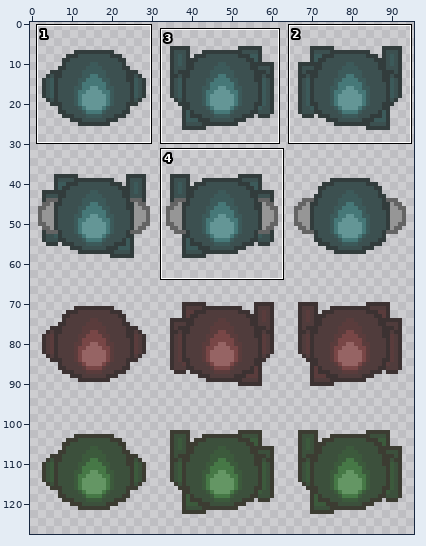
A sprite sheet gets an edit: Bombgame/PNG_files/Clothing.png. The first picture is a wide view before the edit; the outline marks the close-up.
Close-up. As it was:
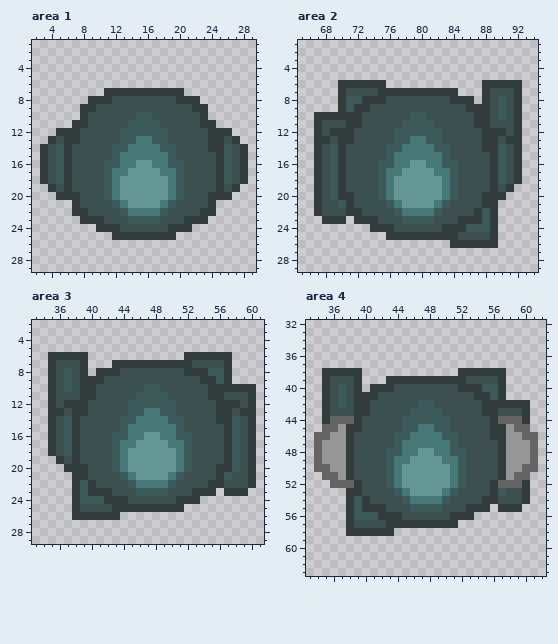
The file is 96x128 pixels. Shown: area 1: x 2..29, y 1..29; area 2: x 65..94, y 1..29; area 3: x 33..61, y 2..29; area 4: x 33..62, y 32..63. The commit also changed other parts of the picture, which this record leaves out.
Now the later version:
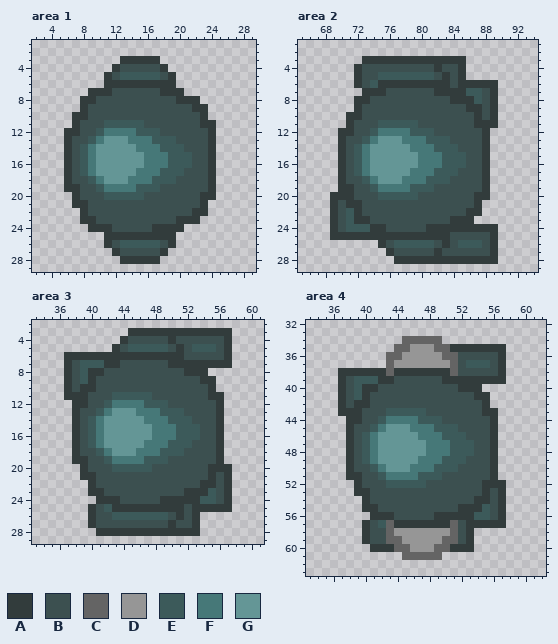
Palette (. is transparent): A #323c3c  B #3c5050  C #646464  D #969696  E #3c5a5a  F #467878  G #649696
Difference:
Area 1:
y 3: x 13..17 ..... -> AAAAA
y 4: x 12..18 ....... -> ABBBBBA
y 5: x 11..19 ......... -> ABEEEEEBA
y 6: x 11..19 ......... -> AAAAAAAAA
y 7: x 9..10 .. -> AA; x 12..17 AAAAAA -> BBBBBB
y 8: x 8 . -> A; x 10..11 AA -> BB
y 9: x 9 A -> B
y 10: x 7 . -> A; x 15..16 EE -> BB
y 11: x 8 A -> B; x 11..13 BBB -> EEE; x 16..17 EE -> BB
y 12: x 5 A -> .; x 10..14 BBBEE -> EFFFF; x 18 E -> B; x 25..26 AA -> ..
y 13: x 4..5 AB -> ..; x 7 A -> B; x 9..14 BBBBEE -> EFGGGF; x 19 B -> E; x 25..27 ABA -> ...
y 14: x 3..5 ABE -> ...; x 8..14 BBBBEEF -> EFGGGGG; x 20 B -> E; x 25..28 AEBA -> ....
y 15: x 3..5 ABE -> ...; x 8..15 BBBBEFFF -> EFGGGGGG; x 20..21 BB -> EE; x 24..28 BAEBA -> A....
y 16: x 3..5 ABE -> ...; x 8..14 BBBEEFF -> EFGGGGG; x 16 G -> F; x 21 B -> E; x 24..28 BAEBA -> A....
y 17: x 3..5 ABE -> ...; x 8..13 BBBEFF -> EFGGGG; x 15..19 GGGFF -> FFFEE; x 24..28 BAEBA -> A....
y 18: x 3..5 ABE -> ...; x 9..12 BBEF -> EFGG; x 14..20 GGGGGFE -> FFFEEEB; x 24..28 BAEBA -> A....
y 19: x 4..5 AB -> ..; x 7 B -> A; x 10..11 BE -> EF; x 13..20 GGGGGGFE -> FFEEEBBB; x 24..27 BABA -> A...
y 20: x 5..6 AA -> ..; x 12..20 FGGGGGGFE -> EEEEBBBBB; x 23 B -> A; x 25..26 AA -> ..
y 21: x 8 B -> A; x 12..19 EFGGGGFE -> BBBBBBBB; x 23..24 BA -> A.
y 22: x 7 A -> .; x 13..18 EFFFFE -> BBBBBB; x 22 B -> A; x 24 A -> .
y 23: x 10 A -> B; x 14..17 EEEE -> BBBB; x 20 B -> A; x 23 A -> .
y 24: x 9 . -> A; x 12 A -> B; x 17..18 BB -> AA; x 21 A -> .
y 25: x 11 . -> A
y 26: x 11..19 ......... -> ABEEEEEBA
y 27: x 12..18 ....... -> ABBBBBA
y 28: x 13..17 ..... -> AAAAA
Area 2:
y 3: x 73..85 ............. -> AAAAAAAAAAAAA
y 4: x 72..85 .............. -> ABBBBBBBBBABBA
y 5: x 72..85 .............. -> ABBEEEEEEEBABA
y 6: x 70..71 AA -> ..; x 73..74 AA -> BE; x 76..87 ............ -> AAAAAAAABAAA; x 90..92 AAA -> ...
y 7: x 70..74 ABBBB -> ...AA; x 76..81 AAAAAA -> BBBBBB; x 85..92 ...ABBBA -> AEEBA...
y 8: x 70..72 AEE -> ..A; x 74..75 AA -> BB; x 87..92 .ABEBA -> EBA...
y 9: x 70..71 AE -> ..; x 73 A -> B; x 88..92 ABEBA -> BA...
y 10: x 67..70 AAAA -> ....; x 79..80 EE -> BB; x 88..92 ABEBA -> BA...
y 11: x 67..70 ABBB -> ....; x 72 A -> B; x 75..77 BBB -> EEE; x 80..81 EE -> BB; x 89..92 BBBA -> A...
y 12: x 67..69 ABA -> ...; x 74..78 BBBEE -> EFFFF; x 82 E -> B; x 89..92 AABA -> ....
y 13: x 67..69 AAB -> ...; x 71 A -> B; x 73..78 BBBBEE -> EFGGGF; x 83 B -> E; x 89..92 ABAA -> ....
y 14: x 67..69 ABE -> ...; x 72..78 BBBBEEF -> EFGGGGG; x 84 B -> E; x 89..92 AEBA -> ....
y 15: x 67..69 ABE -> ...; x 72..79 BBBBEFFF -> EFGGGGGG; x 84..85 BB -> EE; x 88..92 BAEBA -> A....
y 16: x 67..69 ABE -> ...; x 72..78 BBBEEFF -> EFGGGGG; x 80 G -> F; x 85 B -> E; x 88..92 BAEBA -> A....
y 17: x 67..69 ABE -> ...; x 72..77 BBBEFF -> EFGGGG; x 79..83 GGGFF -> FFFEE; x 88..92 BAEBA -> A....
y 18: x 67..69 ABE -> ...; x 73..76 BBEF -> EFGG; x 78..84 GGGGGFE -> FFFEEEB; x 88..92 BAEBA -> A....
y 19: x 67..69 ABE -> ...; x 71 B -> A; x 74..75 BE -> EF; x 77..84 GGGGGGFE -> FFEEEBBB; x 88..91 BABA -> A...
y 20: x 67..69 ABE -> ..A; x 76..84 FGGGGGGFE -> EEEEBBBBB; x 87 B -> A; x 89..90 AA -> ..
y 21: x 67..70 ABBE -> ..AB; x 72 B -> A; x 76..83 EFGGGGFE -> BBBBBBBB; x 87..89 BAA -> A..
y 22: x 67..69 ABB -> ..A; x 71 A -> E; x 77..82 EFFFFE -> BBBBBB; x 86 B -> A; x 88..89 EA -> ..
y 23: x 68 A -> .; x 70..71 A. -> BE; x 74 A -> B; x 78..81 EEEE -> BBBB; x 84 B -> A; x 87..89 AEA -> ...
y 24: x 69..73 ..... -> ABEEE; x 76 A -> B; x 81..82 BB -> AA; x 86..88 EEE -> AAA
y 25: x 69..75 ....... -> AAAAAAA; x 84 A -> B
y 26: x 75..88 .........AAAAA -> ABEEEEEBABEEEB
y 27: x 76..89 .............. -> ABBBBBABBBBBBA
y 28: x 77..89 ............. -> AAAAAAAAAAAAA
Area 3:
y 3: x 45..57 ............. -> AAAAAAAAAAAAA
y 4: x 44..57 .............. -> ABBBBBABBBBBBA
y 5: x 43..57 ............... -> ABEEEEEBABEEEBA
y 6: x 35..36 AA -> ..; x 40..56 ............AAAAA -> AAAAAAAAAAAABBBBB
y 7: x 35..37 ABB -> ..A; x 39..42 A... -> EEEA; x 44..49 AAAAAA -> BBBBBB; x 53..56 BBBB -> AAAA
y 8: x 35..37 ABE -> ..A; x 39..40 A. -> EA; x 42..43 AA -> BB; x 55..57 EEA -> ...
y 9: x 35..37 ABE -> ..A; x 39 A -> E; x 41 A -> B; x 56..57 EA -> ..
y 10: x 35..37 ABE -> ..A; x 47..48 EE -> BB; x 56..60 AAAAA -> .....
y 11: x 35..38 ABBB -> ..AA; x 40 A -> B; x 43..45 BBB -> EEE; x 48..49 EE -> BB; x 57..60 BBBA -> ....
y 12: x 35..37 ABA -> ...; x 42..46 BBBEE -> EFFFF; x 50 E -> B; x 57..60 AABA -> ....
y 13: x 35..37 AAB -> ...; x 39 A -> B; x 41..46 BBBBEE -> EFGGGF; x 51 B -> E; x 57..60 ABAA -> ....
y 14: x 35..37 ABE -> ...; x 40..46 BBBBEEF -> EFGGGGG; x 52 B -> E; x 57..60 AEBA -> ....
y 15: x 35..37 ABE -> ...; x 40..47 BBBBEFFF -> EFGGGGGG; x 52..53 BB -> EE; x 56..60 BAEBA -> A....
y 16: x 35..37 ABE -> ...; x 40..46 BBBEEFF -> EFGGGGG; x 48 G -> F; x 53 B -> E; x 56..60 BAEBA -> A....
y 17: x 35..37 ABE -> ...; x 40..45 BBBEFF -> EFGGGG; x 47..51 GGGFF -> FFFEE; x 56..60 BAEBA -> A....
y 18: x 35..37 ABE -> ...; x 41..44 BBEF -> EFGG; x 46..52 GGGGGFE -> FFFEEEB; x 56..60 BAEBA -> A....
y 19: x 36..37 AB -> ..; x 39 B -> A; x 42..43 BE -> EF; x 45..52 GGGGGGFE -> FFEEEBBB; x 56..60 BAEBA -> A....
y 20: x 37..38 AA -> ..; x 44..52 FGGGGGGFE -> EEEEBBBBB; x 55 B -> A; x 58..60 EBA -> ...
y 21: x 38 A -> .; x 40 B -> A; x 44..51 EFGGGGFE -> BBBBBBBB; x 55..60 BAEBBA -> ABA...
y 22: x 38..39 AE -> ..; x 45..50 EFFFFE -> BBBBBB; x 54 B -> A; x 56..60 ABBBA -> BA...
y 23: x 38..39 AE -> ..; x 42 A -> B; x 46..49 EEEE -> BBBB; x 52 B -> A; x 55..56 A. -> EB; x 58..59 AA -> ..
y 24: x 38..41 AEEE -> ...A; x 44 A -> B; x 49..50 BB -> AA; x 54..57 .... -> EEBA
y 25: x 38..40 ABB -> ..A; x 42 B -> E; x 52..57 ...... -> BAAAAA
y 26: x 38..39 AA -> ..; x 41..53 AAA.......... -> BBEEEEEEEBABA
y 27: x 40..53 .............. -> ABBBBBBBBBABBA
y 28: x 41..53 ............. -> AAAAAAAAAAAAA
Area 4:
y 34: x 45..49 ..... -> CCCCC
y 35: x 44..57 .............. -> CCDDDCCAAAAAAA
y 36: x 43..57 ............... -> CCDDDDDCCBBBBBA
y 37: x 43..57 ............... -> CDDDDDDDCBEEEBA
y 38: x 35..36 AA -> ..; x 40..56 ............AAAAA -> AAACAAAAAAACBBBBB
y 39: x 35..37 ABB -> ..A; x 39..42 A... -> EEEA; x 44..49 AAAAAA -> BBBBBB; x 53..56 BBBB -> AAAA
y 40: x 35..37 ABE -> ..A; x 39..40 A. -> EA; x 42..43 AA -> BB; x 55..57 EEA -> ...
y 41: x 35..37 ABE -> ..A; x 39 A -> E; x 41 A -> B; x 56..57 EA -> ..
y 42: x 35..37 ABE -> ..A; x 47..48 EE -> BB; x 56..60 AAAAA -> .....
y 43: x 35..38 ABBB -> ..AA; x 40 A -> B; x 43..45 BBB -> EEE; x 48..49 EE -> BB; x 57..60 BBBA -> ....
y 44: x 35..38 ACCC -> ...A; x 42..46 BBBEE -> EFFFF; x 50 E -> B; x 57..60 CCCA -> ....
y 45: x 35..37 CCD -> ...; x 39 A -> B; x 41..46 BBBBEE -> EFGGGF; x 51 B -> E; x 57..60 ADCC -> ....
y 46: x 34..37 CCDD -> ....; x 40..46 BBBBEEF -> EFGGGGG; x 52 B -> E; x 57..61 ADDCC -> .....
y 47: x 34..37 CDDD -> ....; x 40..47 BBBBEFFF -> EFGGGGGG; x 52..53 BB -> EE; x 56..61 BADDDC -> A.....
y 48: x 34..37 CDDD -> ....; x 40..46 BBBEEFF -> EFGGGGG; x 48 G -> F; x 53 B -> E; x 56..61 BADDDC -> A.....
y 49: x 34..37 CDDD -> ....; x 40..45 BBBEFF -> EFGGGG; x 47..51 GGGFF -> FFFEE; x 56..61 BADDDC -> A.....
y 50: x 34..37 CCDD -> ....; x 41..44 BBEF -> EFGG; x 46..52 GGGGGFE -> FFFEEEB; x 56..61 BADDCC -> A.....
y 51: x 35..37 CCD -> ...; x 39 B -> A; x 42..43 BE -> EF; x 45..52 GGGGGGFE -> FFEEEBBB; x 56..60 BADCC -> A....
y 52: x 36..38 CCC -> ...; x 44..52 FGGGGGGFE -> EEEEBBBBB; x 55 B -> A; x 57..60 CCCA -> A...
y 53: x 38 A -> .; x 40 B -> A; x 44..51 EFGGGGFE -> BBBBBBBB; x 55..60 BAEBBA -> ABA...
y 54: x 38..39 AE -> ..; x 45..50 EFFFFE -> BBBBBB; x 54 B -> A; x 56..60 ABBBA -> BA...
y 55: x 38..39 AE -> ..; x 42 A -> B; x 46..49 EEEE -> BBBB; x 52 B -> A; x 55..56 A. -> EB; x 58..59 AA -> ..
y 56: x 38..41 AEEE -> ...A; x 44 A -> B; x 49..50 BB -> AA; x 54..57 .... -> EEBA
y 57: x 38..40 ABB -> ..A; x 42..43 BA -> EC; x 51..57 A...... -> CBAAAAA
y 58: x 38..39 AA -> ..; x 41..53 AAA.......... -> BBCDDDDDDDCBA
y 59: x 40..53 .............. -> ABBCCDDDDDCCBA
y 60: x 41..53 ............. -> AAACCDDDCCAAA
y 61: x 45..49 ..... -> CCCCC
Boxes around the changes in both close-ups, in picture pixels (x1, y1, x2, y2):
changed: (40, 56, 248, 264)
changed: (314, 56, 522, 264)
changed: (48, 328, 256, 536)
changed: (314, 336, 538, 560)
